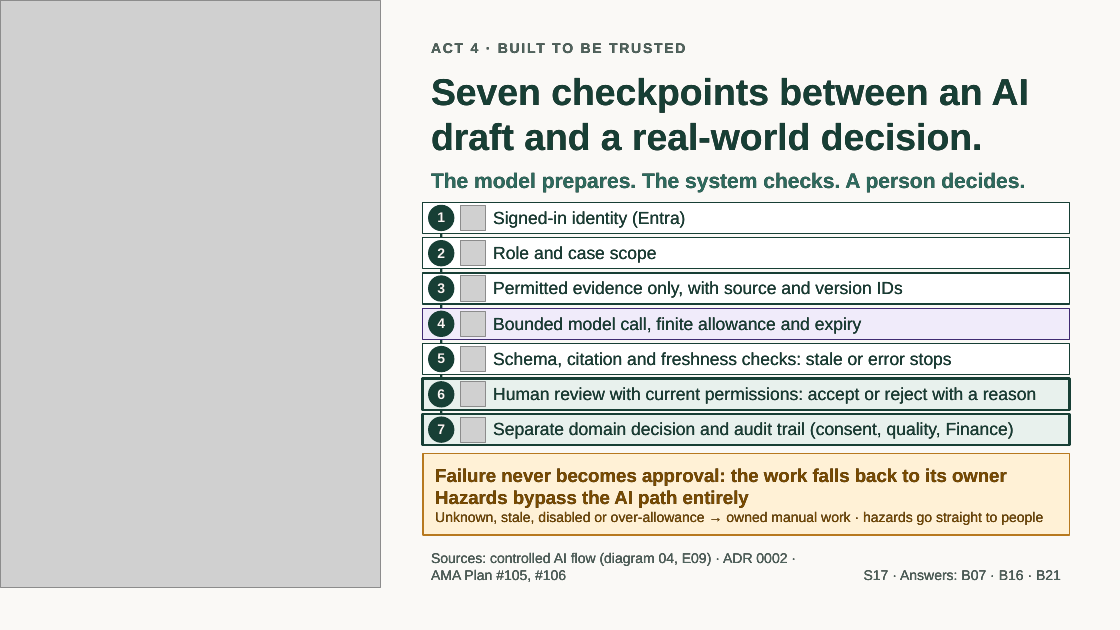
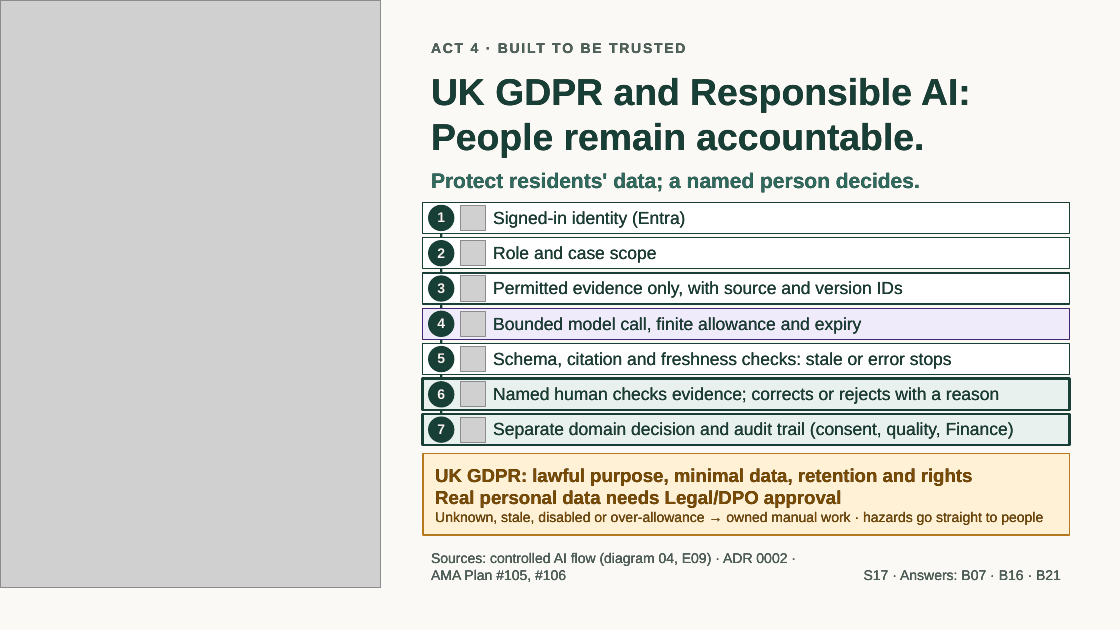
Before and after one commit to jmservera/ama, a slide deck: slide 21 of docs/capstone/deck/zava-forward-cowork-v2-draft.pptx. Drawn at 1120x630 pixels with LibreOffice and Linux fonts; fonts in the diff are those of the drawing; grey boxes stand for pictures. Boxes give left, top, right and bottom in pixels: in the first picture for what was removed or moved away, otherwise in the second. Text is boxed around its words. In the diff, an @@ line names an element or a change of style, - is before the commit and + after.

```diff
--- a/docs/capstone/deck/zava-forward-cowork-v2-draft.pptx
+++ b/docs/capstone/deck/zava-forward-cowork-v2-draft.pptx
@@ text at (x1=431, y1=78, x2=971, y2=158): text changed @@
-Seven checkpoints between an AI
-draft and a real-world decision.
+UK GDPR and Responsible AI:
+People remain accountable.
@@ text at (x1=431, y1=172, x2=920, y2=192): text changed @@
-The model prepares. The system checks. A person decides.
+Protect residents' data; a named person decides.
@@ text at (x1=493, y1=387, x2=999, y2=404): text changed @@
-Human review with current permissions: accept or reject with a reason
+Named human checks evidence; corrects or rejects with a reason
@@ text at (x1=435, y1=468, x2=973, y2=508): text changed @@
-Failure never becomes approval: the work falls back to its owner
-Hazards bypass the AI path entirely
+UK GDPR: lawful purpose, minimal data, retention and rights
+Real personal data needs Legal/DPO approval
```
Also in this commit, not shown: 17 other slides changed, 2 slides added, 2 slides removed, 55 other files.
